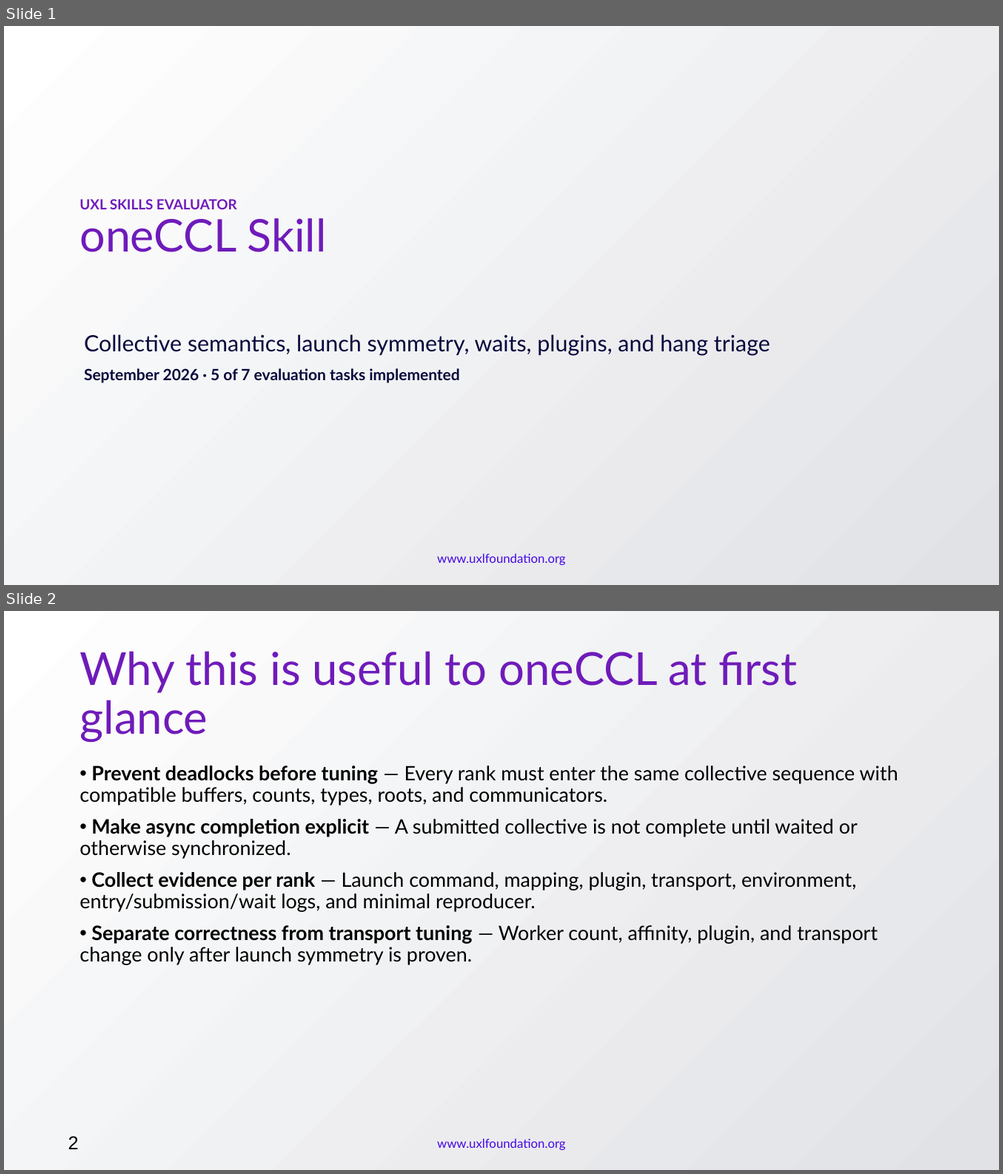
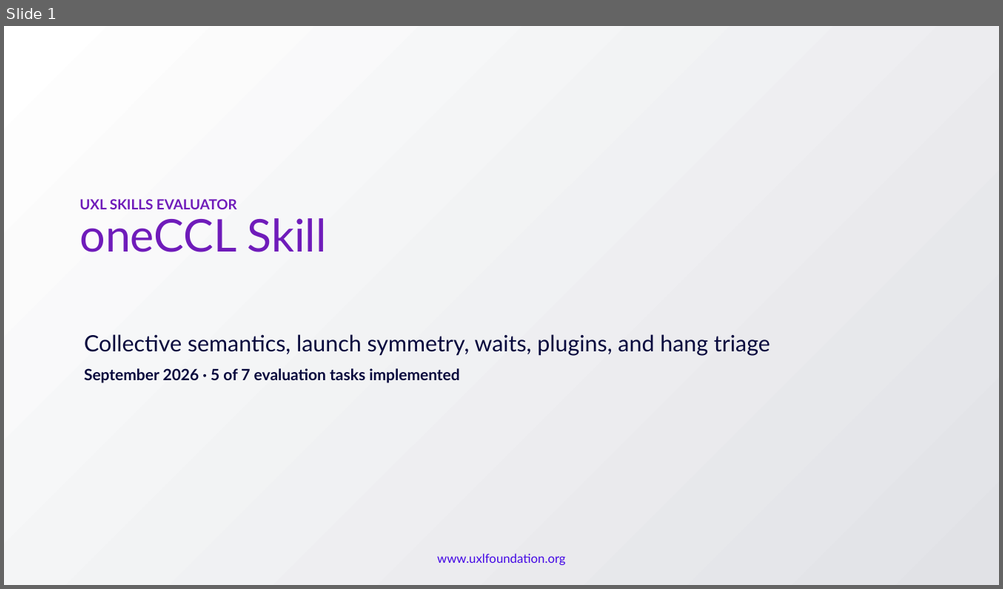
Before and after one commit to uxlfoundation/skills, a slide deck: evaluation/dashboard/public/decks/uxl-oneccl-maintainer-briefing.pptx. Shown one above the other, each under a label of ours: slides 1 and 2 before the commit, slide 1 after it. The pictures are 1003x1174 and 1003x589 pixels, drawn with LibreOffice and Linux fonts; fonts in the diff are those of the drawing; background and template pictures are left out. Boxes give left, top, right and bottom in pixels: in the first picture for what was removed or moved away, otherwise in the second. Text is boxed around its words. In the diff, an @@ line names an element or a change of style, - is before the commit and + after.

```diff
--- a/evaluation/dashboard/public/decks/uxl-oneccl-maintainer-briefing.pptx
+++ b/evaluation/dashboard/public/decks/uxl-oneccl-maintainer-briefing.pptx
@@ slide 2 removed at <box>4,611,999,1170</box>, background gradient #FFFFFF to #E1E2E6; not listed: 1 template element that a slide beside it also shows @@
@@ title removed at <box>79,651,797,743</box> @@
-Why this is useful to oneCCL at first glance
@@ text removed at <box>79,766,898,965</box> @@
-• Prevent deadlocks before tuning — Every rank must enter the same collective sequence with compatible buffers, counts, types, roots, and communicators.
-• Make async completion explicit — A submitted collective is not complete until waited or otherwise synchronized.
-• Collect evidence per rank — Launch command, mapping, plugin, transport, environment, entry/submission/wait logs, and minimal reproducer.
-• Separate correctness from transport tuning — Worker count, affinity, plugin, and transport change only after launch symmetry is proven.
@@ text removed at <box>68,1136,79,1150</box> @@
-2
```
Also in this commit, not shown: 5 slides changed, 22 other files.
